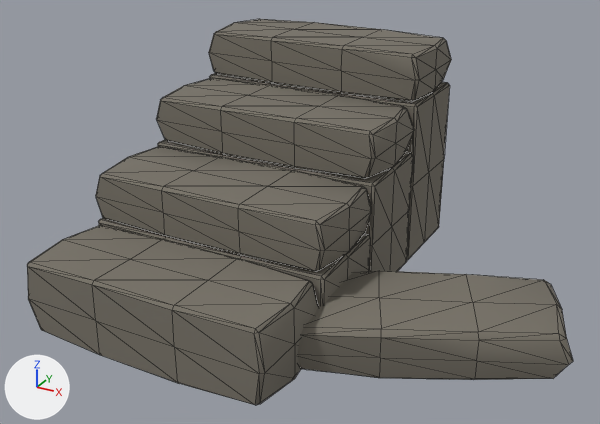
An edit to the glTF model godot/assets/props/modelle/treppe_stein_kaputt.glb, drawn before and after from the same camera.
One viewpoint serves both versions: a 50 mm lens placed at (2.14, -1.83, 1.64), pointed at (0.75, 0.69, 0.38). Lighting does not change. The marker at lower left points along +X, +Y and +Z. The older version comes first. Mesh edges are drawn as thin lines. Vertices at exactly the same position are counted once.

Objects in the first picture: 'treppe_stein_kaputt'.
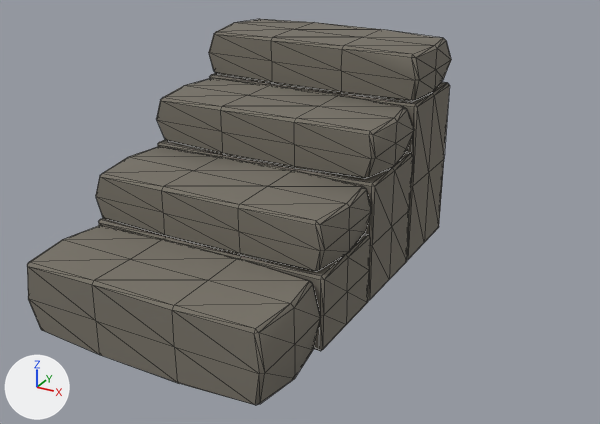
What differs and where, as boxes (x1, y1, x2, y2) in the pictures (600 x 424 px):
'treppe_stein_kaputt', reshaped (22% narrower)
    before: (27, 19, 573, 405)
    after: (27, 19, 451, 405)
part 1 of me_treppe_stein_kaputt, deleted
    before: (298, 271, 573, 380)

What the commit changed:
me_treppe_stein_kaputt is used by ob_treppe_stein_kaputt; location (0.0, 0.0, 0.0).
me_treppe_stein_kaputt had 528 vertices, 1024 faces and spanned x 0.0..1.81, y 0.0..1.6, z -0.01..0.9.
me_treppe_stein_kaputt now has 462 vertices, 896 faces and spans x 0.0..1.0, y 0.0..1.6, z 0.0..0.9.
me_treppe_stein_kaputt part 1: the loose piece of 66 vertices spanning x 0.79..1.81, y 0.22..0.97, z -0.01..0.22 is deleted.
